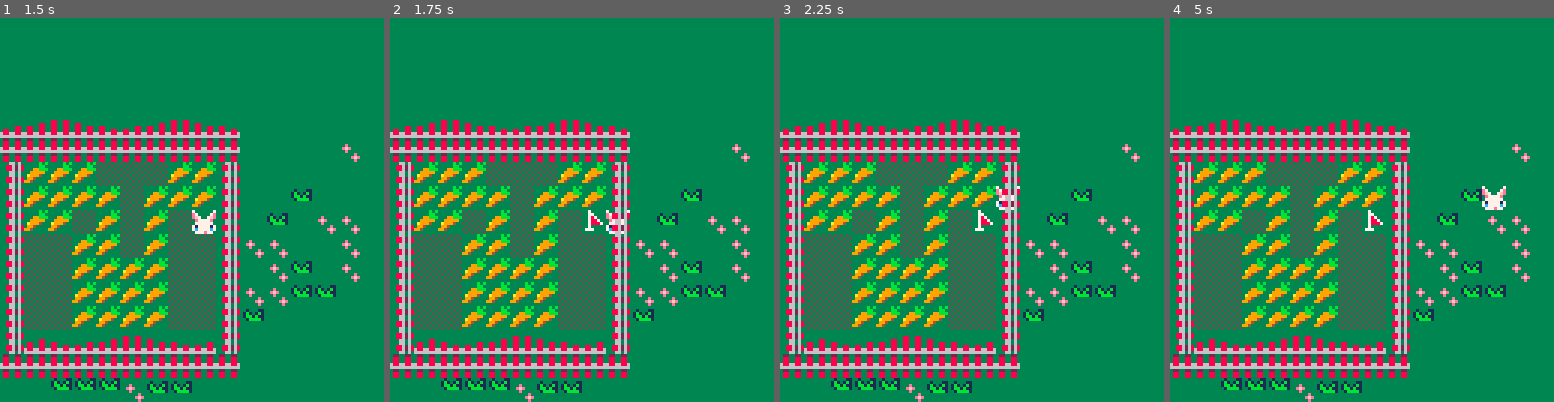
Above: before the commit, frames 1-4 (left to right).
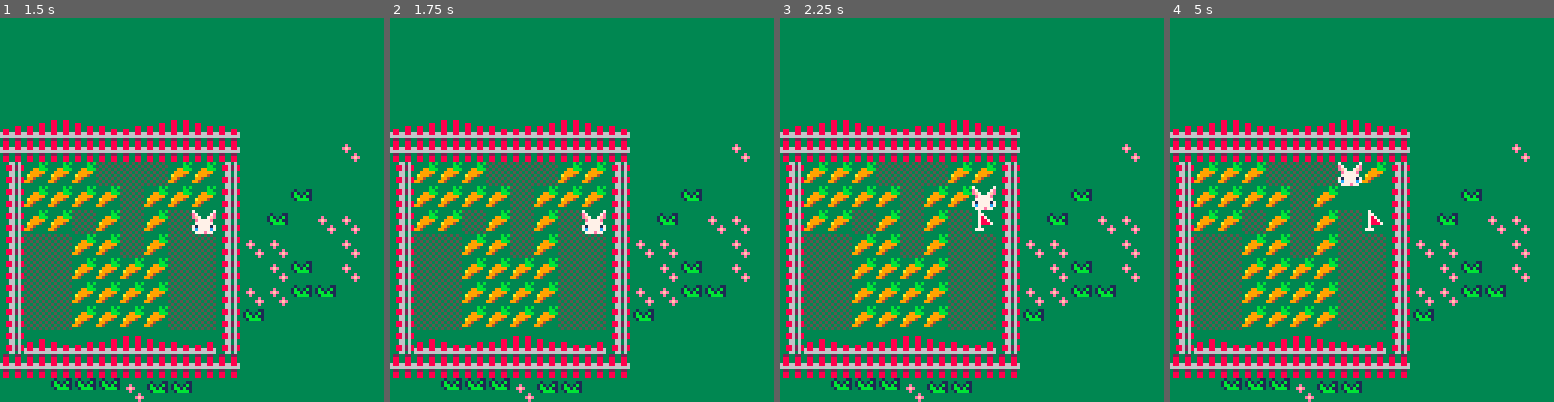
Above: after the commit, the same moments.

Repository: estellerostan/CARROTLAND
Game: PICO-8 cartridge carrotland.p8
Same seed, same stepped clock (60 frames per second), same inputs: the game is played once before the commit and once after it.
Inputs:
- Up to frame 1 (1.5 s): no input
- Up to frame 2 (1.75 s): hold Right from 1.6 s (still down)
- Up to frame 3 (2.25 s): release Right at 2.1 s; hold Up from 2.15 s (still down)
- Up to frame 4 (5 s): release Up at 2.42 s; hold Right 2.47-3.03 s; hold Left 3.08-3.58 s; hold Down 3.63-3.97 s; hold Right 4.02-4.68 s; hold Up from 4.73 s (still down)

Frame 1 is identical in both runs. In frame 2, 0.4% of the frame differs, in the area x 50-63%, y 50-57%; in frame 3, 0.4%; in frame 4, 0.9%, in the area x 43-88%, y 37-50%.

Commit message:
Add collision detection for all that is not carrot

Diff:
--- a/carrotland.p8
+++ b/carrotland.p8
@@ -5,9 +5,6 @@
 -- by estelle rostan
 
 -- todo :
--- 4. collisions
---    prevent going back
---    prevent going out of bound
 -- 5. score :
 --    based on time
 --    + number of carrots eaten
@@ -25,29 +22,49 @@
 -- level creator
 
 function _update()
+ -- player movements :
+ -- can only walk on carrots
 	if(btnp(0)) then
-		p_x = p_x - 8
-		p_y = p_y
+	 for c in all(carrots) do
+	  if(p_x-8==c.x and p_y==c.y) then
+	  	p_x = p_x - 8
+		  p_y = p_y
+		  del(carrots, c)
+		  break
+	  end
+	 end
  end
+
 	if(btnp(1)) then
-		p_x = p_x + 8
-		p_y = p_y
+	 for c in all(carrots) do
+	  if(p_x+8==c.x and p_y==c.y) then
+		  p_x = p_x + 8
+		  p_y = p_y
+		  del(carrots, c)
+		  break
+	  end
+	 end
  end
  if(btnp(2)) then
-		p_x = p_x
-		p_y = p_y - 8
+ 		for c in all(carrots) do
+		  if(p_x==c.x and p_y-8==c.y) then
+					p_x = p_x
+					p_y = p_y - 8
+					del(carrots, c)
+			  break
+		  end
+		 end
  end
  if(btnp(3)) then
-		p_x = p_x
-		p_y = p_y + 8
+  for c in all(carrots) do
+	  if(p_x==c.x and p_y+8==c.y) then
+				p_x = p_x
+				p_y = p_y + 8
+				del(carrots, c)
+		  break
+	  end
+		end
  end
-
- -- carrots collisions
- for c in all(carrots) do
-	 if(p_x == c.x and p_y == c.y) then
-			del(carrots, c)
-		end
-	end
 end
 
 function _draw()
@@ -70,24 +87,24 @@
 
 	carrots = {}
 
- -- init carrots
+ -- init carrots positions
  local start = 48
  local pas = 18
- drawcarr(64, start, pas-8)
- drawcarr(56, start, pas-8)
- drawcarr(48, start+8, pas*2+8)
- drawcarr(40, 80, pas)
- drawcarr(32, start+8, pas*2+8)
- drawcarr(24, start, pas-8)
- drawcarr(24, 72, pas+8)
- drawcarr(16, start, pas)
- drawcarr(8, start, pas)
+ drawcarr(64,start,pas-8)
+ drawcarr(56,start,pas-8)
+ drawcarr(48,start+8,pas*2+8)
+ drawcarr(40,80,pas)
+ drawcarr(32,start+8,pas*2+8)
+ drawcarr(24,start,pas-8)
+ drawcarr(24,72,pas+8)
+ drawcarr(16,start,pas)
+ drawcarr(8,start,pas)
 end
 
 function drawcarr(c_x, c_y, pas)
- 	for i = c_y, c_y+pas, 8 do
-	 	c = {x = c_x, y = i}
-			add(carrots, c)
+ for i = c_y, c_y+pas, 8 do
+		c = {x = c_x, y = i}
+		add(carrots, c)
 	end
 end
 __gfx__
Not shown, changed: the thumbnail (__label__) section of carrotland.p8
